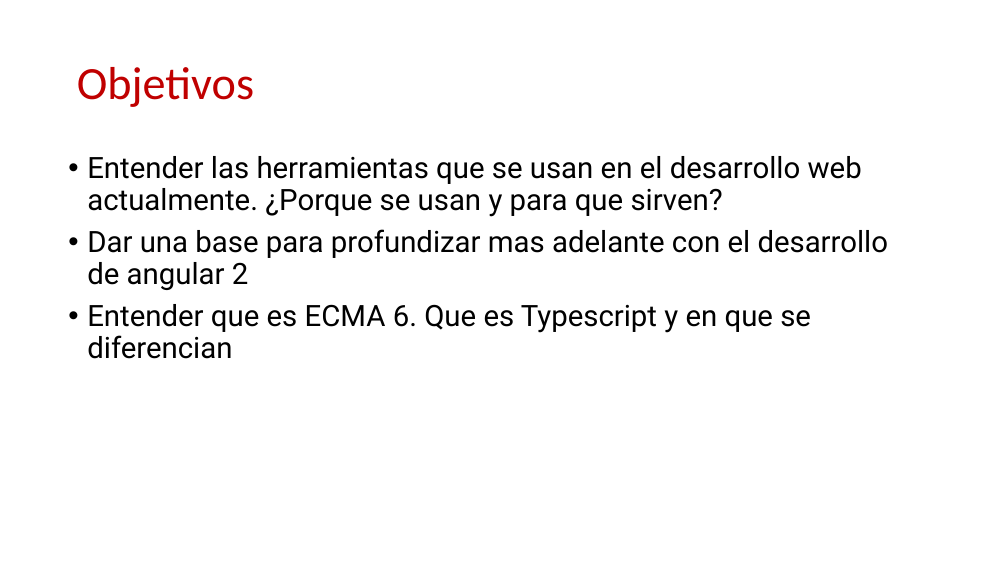
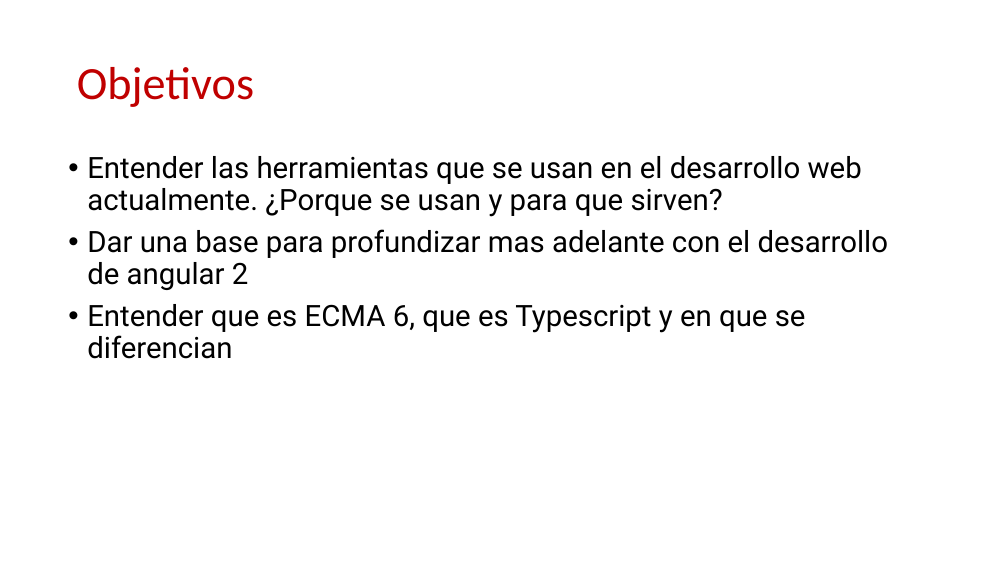
Before and after one commit to Robert-Freire/Introduction, a slide deck: slide 2 of resume.pptx. Drawn at 1008x567 pixels with LibreOffice and Linux fonts; fonts in the diff are those of the drawing; background and template pictures are left out. Boxes give left, top, right and bottom in pixels: in the first picture for what was removed or moved away, otherwise in the second. Text is boxed around its words. In the diff, an @@ line names an element or a change of style, - is before the commit and + after.

```diff
--- a/resume.pptx
+++ b/resume.pptx
@@ text at [87,304,806,359]: text changed @@
-• Entender que es ECMA 6. Que es Typescript y en que se diferencian
+• Entender que es ECMA 6, que es Typescript y en que se diferencian
```
Also in this commit, not shown: 4 other slides changed, 19 slides added, 24 slides removed, 3 other files.
